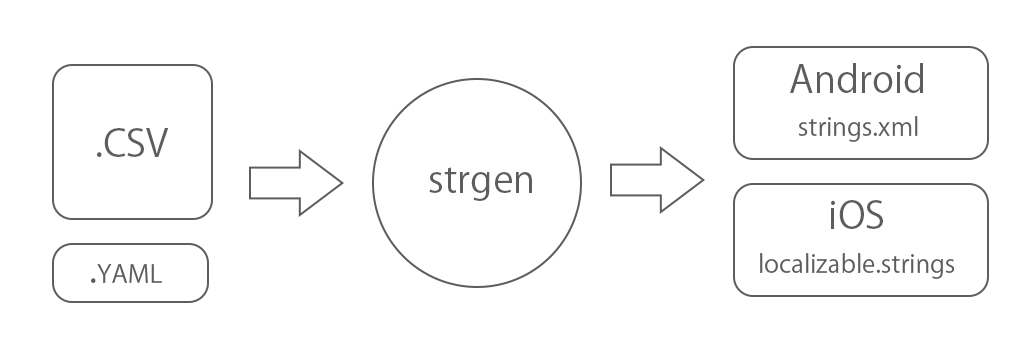
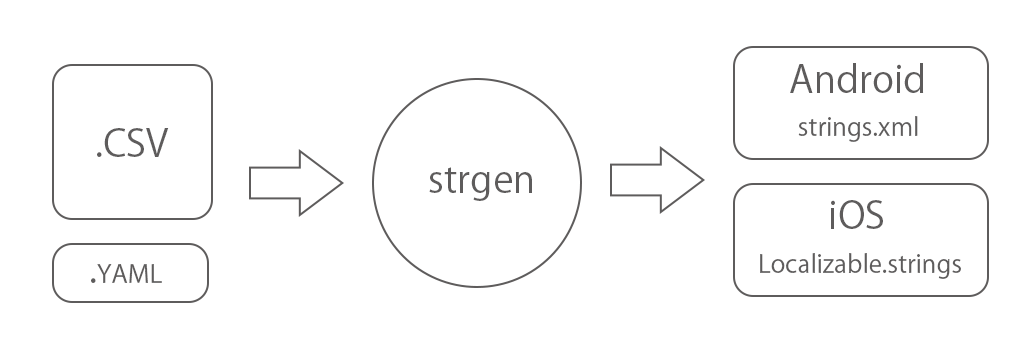
The second 1024×360 image is a revision of the first. Changes to its layers:
renamed "localizable.strings" to "Localizable.strings", painted on it over bbox(760, 253, 961, 279)
